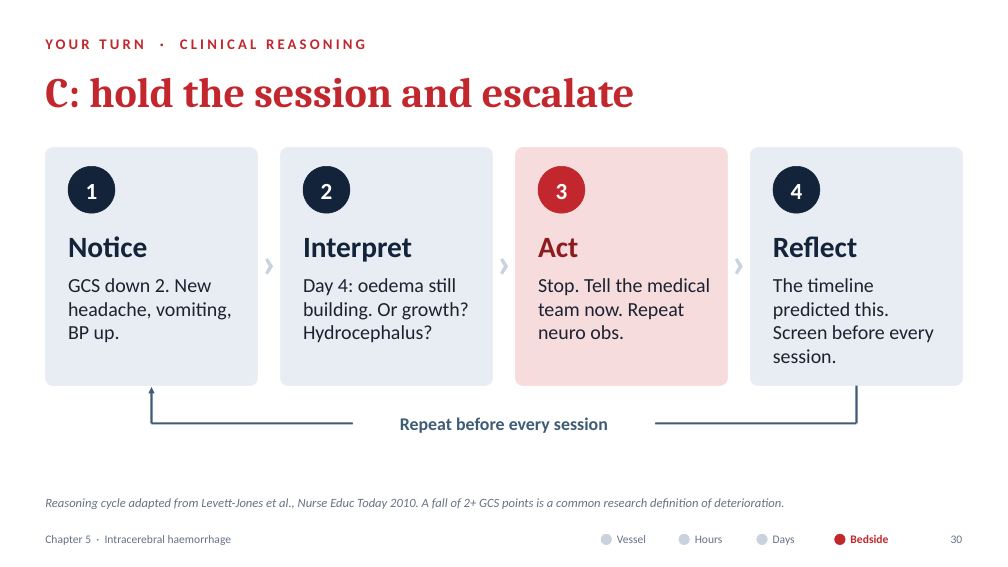
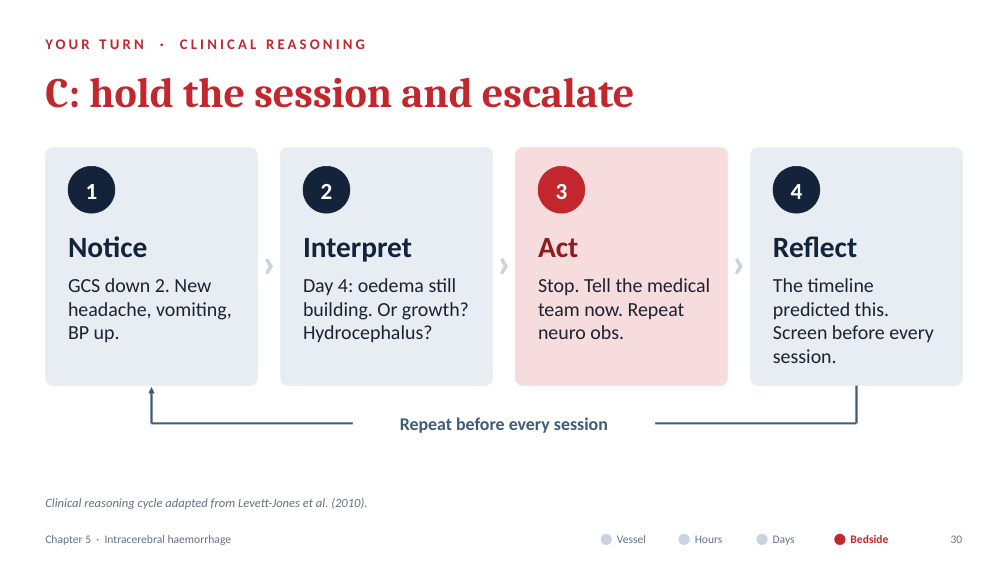
Before and after one commit to fredtom1/fred-Tom-, a slide deck: slide 30 of Chapter5_ICH_Pathophysiology.pptx. Drawn at 1008x567 pixels with LibreOffice and Linux fonts; fonts in the diff are those of the drawing. Boxes give left, top, right and bottom in pixels: in the first picture for what was removed or moved away, otherwise in the second. Text is boxed around its words. In the diff, an @@ line names an element or a change of style, - is before the commit and + after.

```diff
--- a/Chapter5_ICH_Pathophysiology.pptx
+++ b/Chapter5_ICH_Pathophysiology.pptx
@@ text at box(45, 498, 367, 509): text changed @@
-Reasoning cycle adapted from Levett-Jones et al., Nurse Educ Today 2010. A fall of 2+ GCS points is a common research definition of deterioration.
+Clinical reasoning cycle adapted from Levett-Jones et al. (2010).
```
Also in this commit, not shown: 28 other slides changed, 4 slides added, 2 slides removed, 15 other files.
